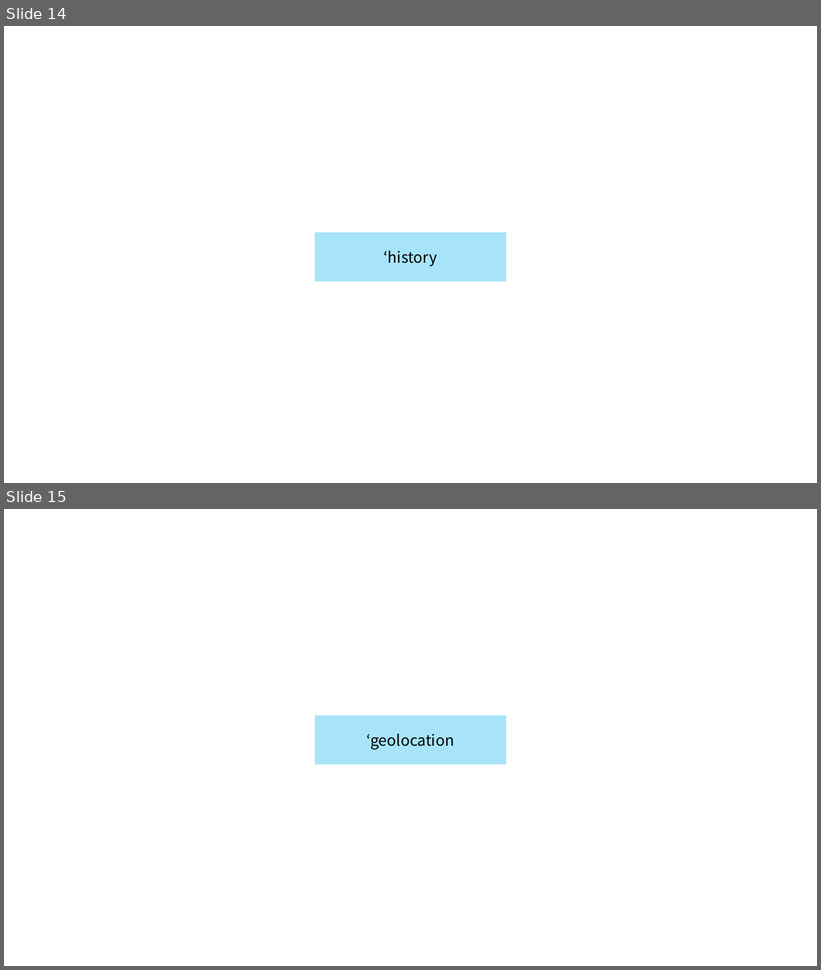
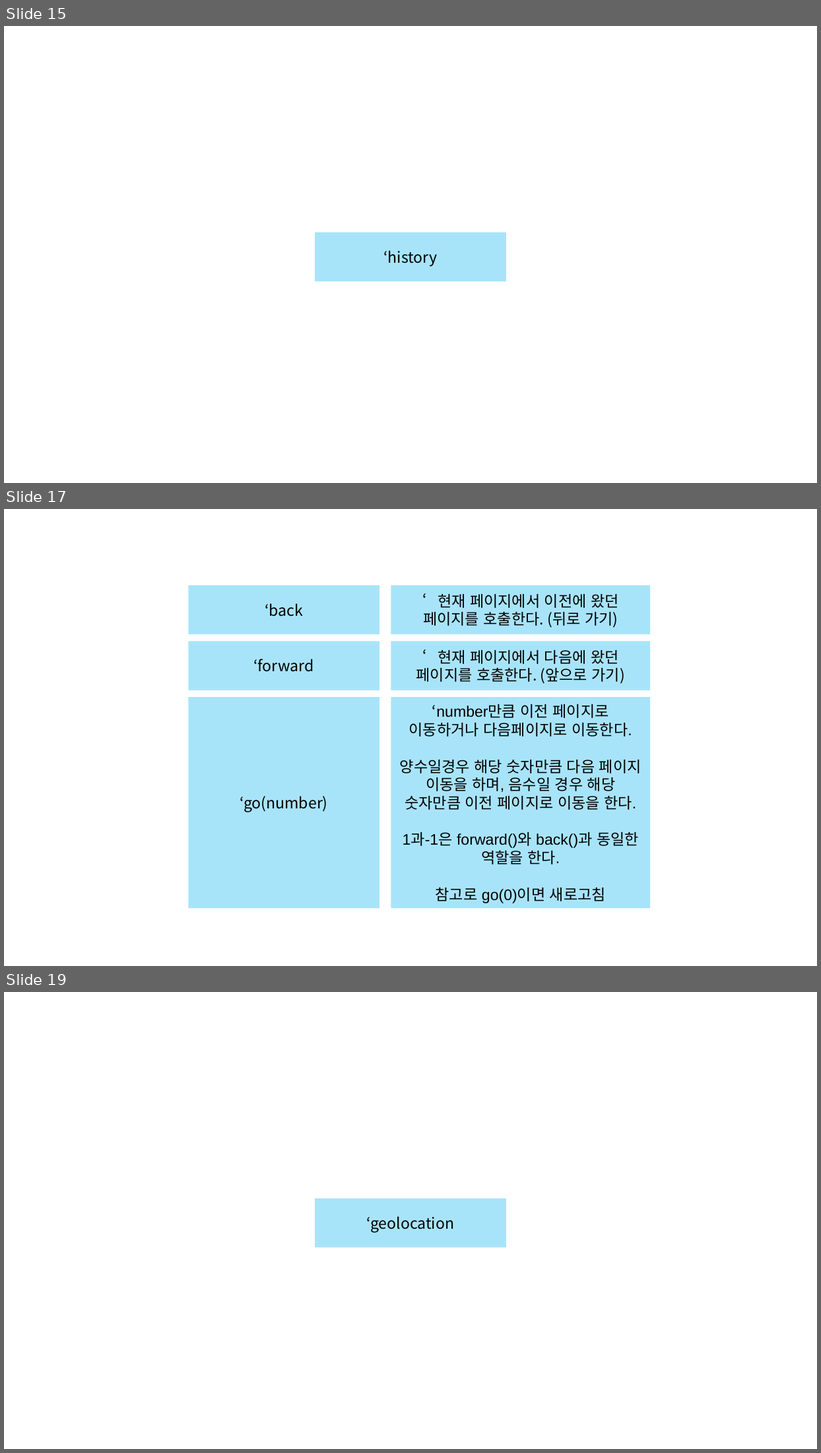
Before and after one commit to Linea89kr/classSIAT, a slide deck: 99. Lecture note in ppt/13. BOM2.pptx. Shown one above the other, each under a label of ours: slides 14 and 15 before the commit, slides 15, 17 and 19 after it; the slides between them are not shown. The pictures are 821x970 and 821x1453 pixels, drawn with LibreOffice and Linux fonts; fonts in the diff are those of the drawing. Boxes give left, top, right and bottom in pixels: in the first picture for what was removed or moved away, otherwise in the second. Text is boxed around its words. In the diff, an @@ line names an element or a change of style, - is before the commit and + after.

```diff
--- a/99. Lecture note in ppt/13. BOM2.pptx
+++ b/99. Lecture note in ppt/13. BOM2.pptx
@@ slide 17 added at box(4, 509, 817, 966), background #FFFFFF @@
@@ rectangle added at box(188, 586, 379, 634), fill #00B0F0 at 34% opacity, 18 pt, text #000000 @@
+‘back
@@ rectangle added at box(391, 586, 651, 634), fill #00B0F0 at 34% opacity, 18 pt, text #000000 @@
+‘현재 페이지에서 이전에 왔던 페이지를 호출한다. (뒤로 가기)
@@ rectangle added at box(188, 642, 379, 691), fill #00B0F0 at 34% opacity, 18 pt, text #000000 @@
+‘forward
@@ rectangle added at box(391, 642, 651, 691), fill #00B0F0 at 34% opacity, 18 pt, text #000000 @@
+‘현재 페이지에서 다음에 왔던 페이지를 호출한다. (앞으로 가기)
@@ rectangle added at box(188, 698, 379, 908), fill #00B0F0 at 34% opacity, 18 pt, text #000000 @@
+‘go(number)
@@ rectangle added at box(391, 698, 651, 908), fill #00B0F0 at 34% opacity, 18 pt, text #000000 @@
+‘number만큼 이전 페이지로 이동하거나 다음페이지로 이동한다.
+양수일경우 해당 숫자만큼 다음 페이지 이동을 하며, 음수일 경우 해당 숫자만큼 이전 페이지로 이동을 한다.
+1과-1은 forward()와 back()과 동일한 역할을 한다.
+참고로 go(0)이면 새로고침
@@ what was slide 14 is now slide 15 @@
@@ what was slide 15 is now slide 19 @@
```
Also in this commit, not shown: 12 other slides added, 1 slide removed, 6 other files.
